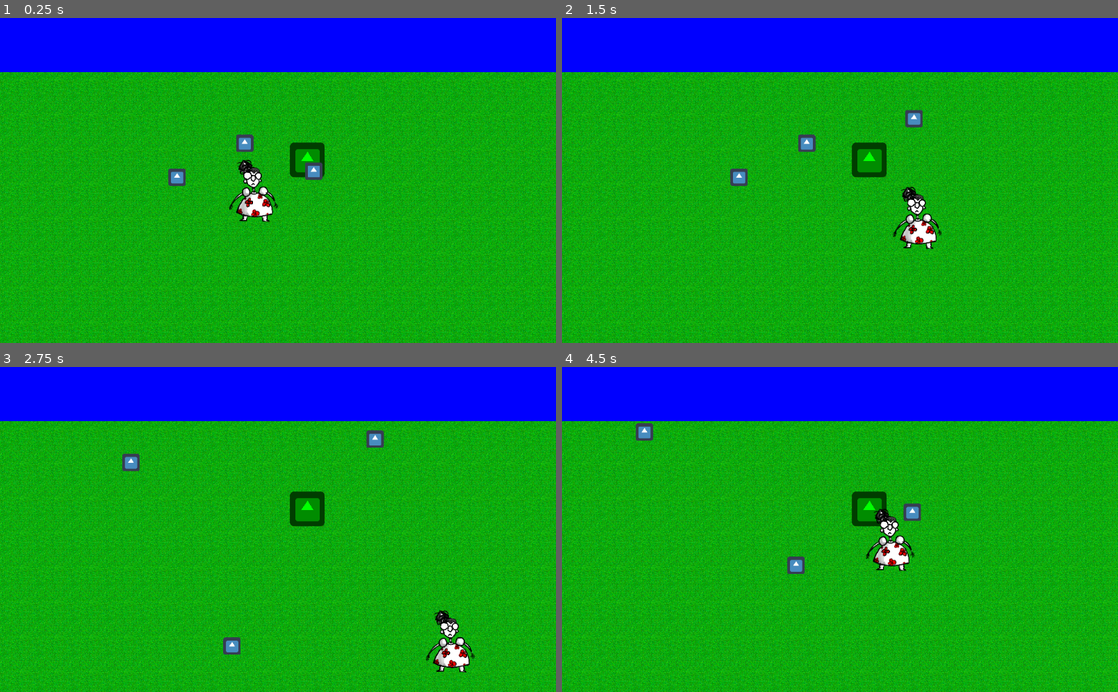
Above: before the commit, frames 1-4 (two rows, left to right).
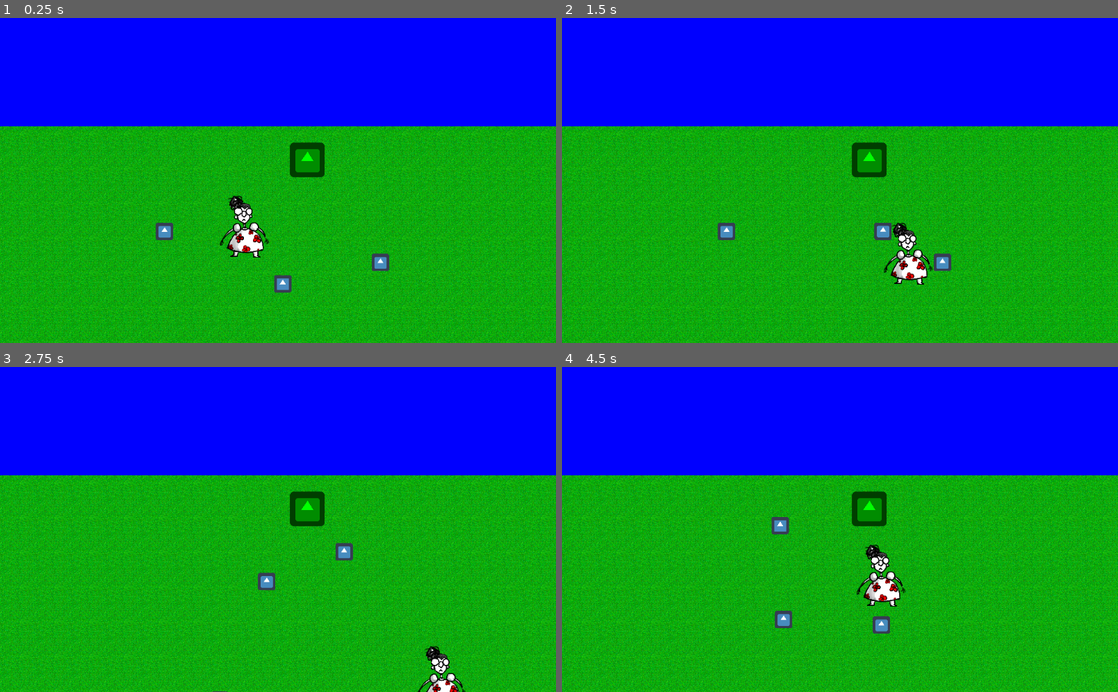
Above: after the commit, the same moments.

Repository: HedgeLizards/GGJ22
Game: Godot game, scene res://scenes/Main.tscn
Same seed, same stepped clock (60 frames per second), same inputs: the game is played once before the commit and once after it. The engine's default icon, where the game draws it, is replaced by a stand-in: a white triangle on a blue panel in a dark square.
Inputs (mouse positions are in pixels of both pictures, inside the frame that each line leads up to):
- Up to frame 1 (0.25 s): no input
- Up to frame 2 (1.5 s): tap Enter at 0.5 s; move the mouse to (867, 161) at 0.52 s; press the mouse at (867, 161) at 0.53 s; hold D (right) 0.53-1.28 s; move the mouse to (728, 196) at 1.27 s; release the mouse at (728, 196) at 1.28 s; hold S (down) from 1.28 s (still down); click (728, 196) at 1.35 s
- Up to frame 3 (2.75 s): move the mouse to (333, 458) at 2.02 s; release S (down) at 2.03 s; press the mouse at (333, 458) at 2.03 s; hold D (right) from 2.03 s (still down)
- Up to frame 4 (4.5 s): move the mouse to (812, 594) at 2.77 s; release D (right) at 2.78 s; release the mouse at (812, 594) at 2.78 s; hold W (up) 2.78-3.53 s; click (812, 594) at 2.85 s; move the mouse to (1006, 578) at 3.52 s; press the mouse at (1006, 578) at 3.53 s; hold A (left) from 3.53 s (still down); move the mouse to (673, 480) at 4.27 s; release the mouse at (673, 480) at 4.28 s; click (673, 480) at 4.35 s

The runs differ from the first frame. In frame 1, 39% of the frame differs, in the area x 0-100%, y 16-100%; in frame 2, 39%; in frame 3, 39%; in frame 4, 39%.

Commit message:
taller sky

Diff:
--- a/scenes/Main.tscn
+++ b/scenes/Main.tscn
@@ -24,7 +24,7 @@
 
 [node name="Sky" type="TextureRect" parent="Environment/Day"]
 margin_right = 2000.0
-margin_bottom = 128.0
+margin_bottom = 1000.0
 texture = ExtResource( 11 )
 expand = true
 stretch_mode = 2
@@ -33,9 +33,9 @@
 }
 
 [node name="TextureRect" type="TextureRect" parent="Environment/Day"]
-margin_top = 100.0
+margin_top = 200.0
 margin_right = 2000.0
-margin_bottom = 2100.0
+margin_bottom = 2200.0
 texture = ExtResource( 8 )
 expand = true
 stretch_mode = 2
@@ -48,7 +48,7 @@
 
 [node name="Sky" type="TextureRect" parent="Environment/Night"]
 margin_right = 2000.0
-margin_bottom = 128.0
+margin_bottom = 1000.0
 texture = ExtResource( 12 )
 expand = true
 stretch_mode = 2
@@ -57,9 +57,9 @@
 }
 
 [node name="TextureRect" type="TextureRect" parent="Environment/Night"]
-margin_top = 100.0
+margin_top = 200.0
 margin_right = 2000.0
-margin_bottom = 2100.0
+margin_bottom = 2200.0
 texture = ExtResource( 9 )
 expand = true
 stretch_mode = 2
@@ -82,16 +82,16 @@
 [node name="Tween" type="Tween" parent="Tooltip"]
 
 [node name="Player" parent="." instance=ExtResource( 3 )]
-position = Vector2( 467, 319 )
+position = Vector2( 450, 385 )
 
 [node name="Rabbit" parent="." instance=ExtResource( 1 )]
-position = Vector2( 307, 300 )
+position = Vector2( 284, 400 )
 
 [node name="Rabbit2" parent="." instance=ExtResource( 1 )]
-position = Vector2( 562, 295 )
+position = Vector2( 505, 503 )
 
 [node name="Rabbit3" parent="." instance=ExtResource( 1 )]
-position = Vector2( 433, 222 )
+position = Vector2( 683, 442 )
 
 [node name="LeftEdge" parent="." instance=ExtResource( 4 )]
 position = Vector2( -6, 493 )
@@ -102,7 +102,7 @@
 scale = Vector2( 1, 50 )
 
 [node name="TopEdge" parent="." instance=ExtResource( 4 )]
-position = Vector2( 667, 100 )
+position = Vector2( 667, 200 )
 scale = Vector2( 70, 1 )
 
 [node name="BottomEdge" parent="." instance=ExtResource( 4 )]
